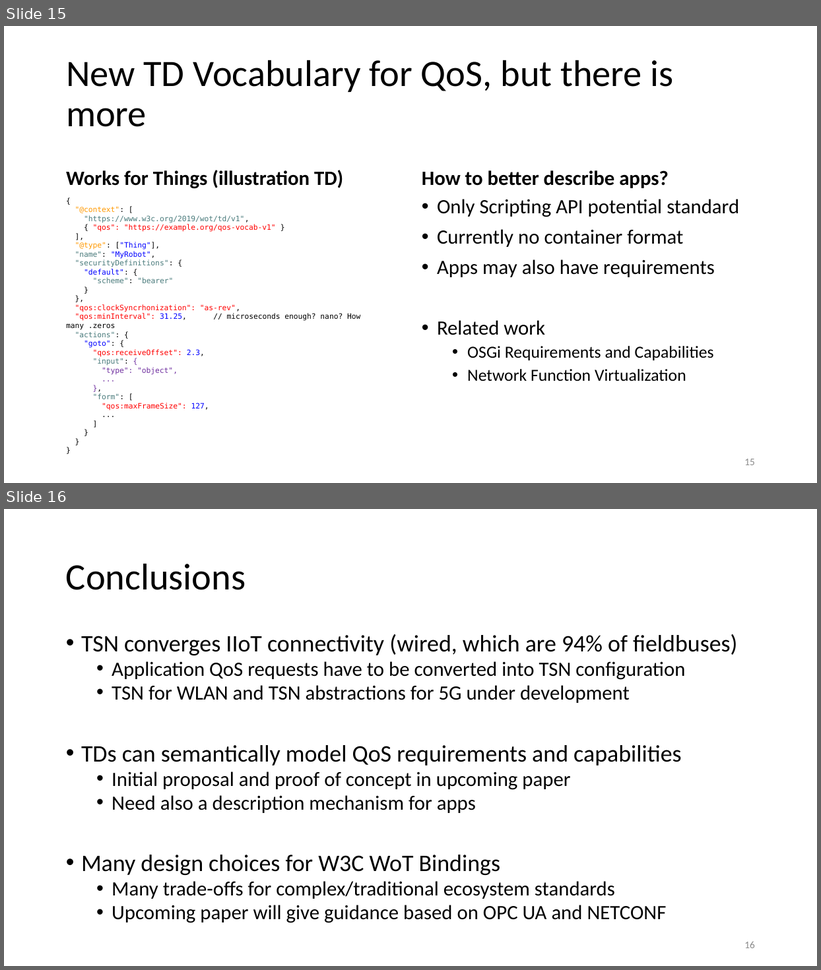
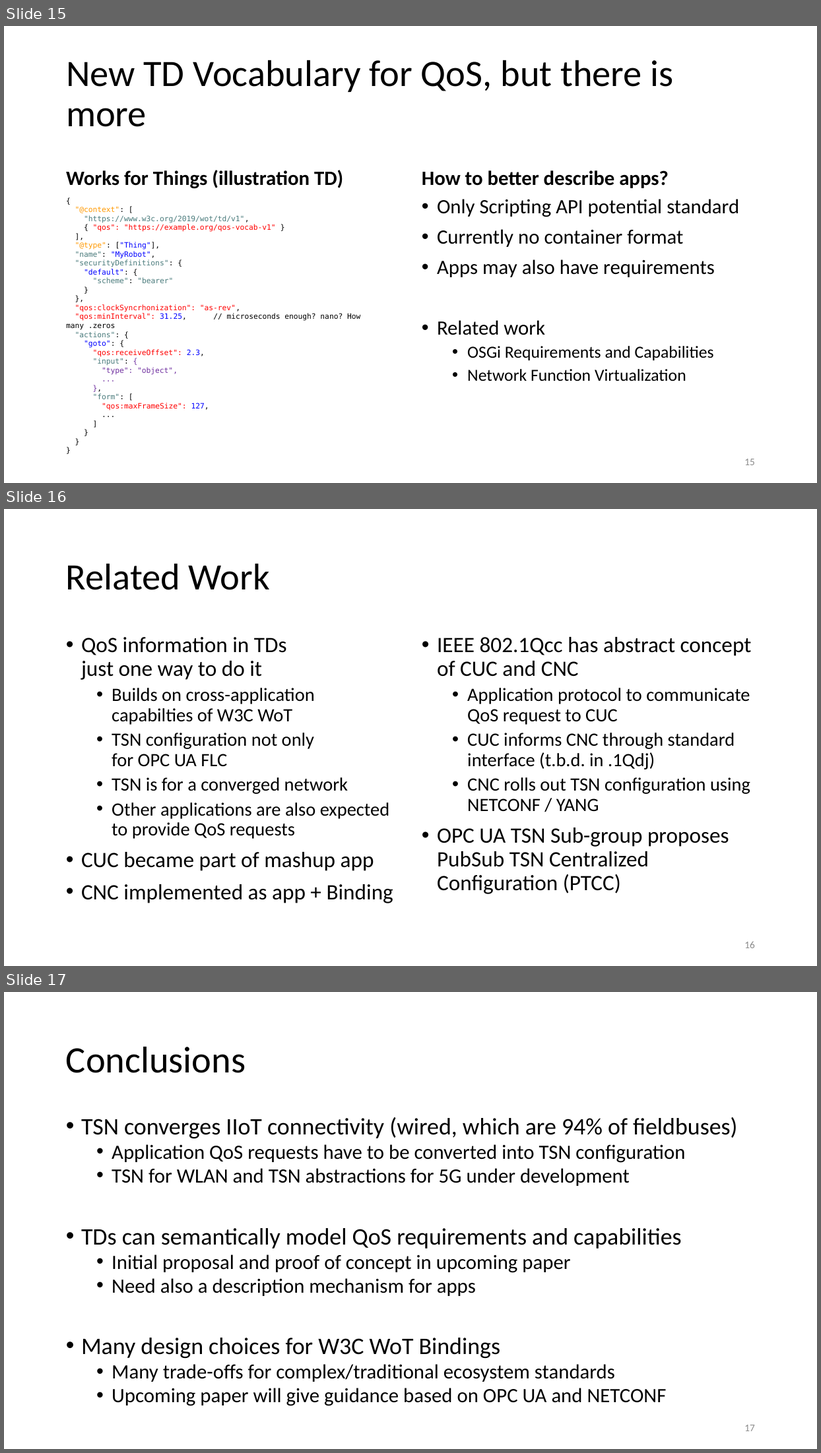
Before and after one commit to t2trg/2019-11-singapore, a slide deck: slides/42-t2trg-tsn-wot-td.pptx. Shown one above the other, each under a label of ours: slides 15 and 16 before the commit, slides 15, 16 and 17 after it. The pictures are 821x970 and 821x1453 pixels, drawn with LibreOffice and Linux fonts; fonts in the diff are those of the drawing. Boxes give left, top, right and bottom in pixels: in the first picture for what was removed or moved away, otherwise in the second. Text is boxed around its words. In the diff, an @@ line names an element or a change of style, - is before the commit and + after.

Commit message:
Add related work

```diff
--- a/slides/42-t2trg-tsn-wot-td.pptx
+++ b/slides/42-t2trg-tsn-wot-td.pptx
@@ slide 16 added at (4, 509, 817, 966), background #FFFFFF @@
@@ title added at (66, 563, 270, 590), 44 pt, text #000000 @@
+Related Work
@@ text added at (81, 637, 393, 904), 22.2 pt, text #000000 @@
+• QoS information in TDs
+  just one way to do it
+  • Builds on cross-application capabilties of W3C WoT
+  • TSN configuration not only
+    for OPC UA FLC
+  • TSN is for a converged network
+  • Other applications are also expected to provide QoS requests
+• CUC became part of mashup app
+• CNC implemented as app + Binding
@@ text added at (437, 637, 752, 894), 22.2 pt, text #000000 @@
+• IEEE 802.1Qcc has abstract concept of CUC and CNC
+  • Application protocol to communicate QoS request to CUC
+  • CUC informs CNC through standard interface (t.b.d. in .1Qdj)
+  • CNC rolls out TSN configuration using NETCONF / YANG
+• OPC UA TSN Sub-group proposes PubSub TSN Centralized Configuration (PTCC)
@@ page number added at (745, 941, 755, 949), 12 pt, text #8C8C8C @@
+16
@@ what was slide 16 is now slide 17 @@
@@ page number at (745, 1425, 755, 1432): text changed @@
-16
+17
```
Also in this commit, not shown: 1 slide changed.
